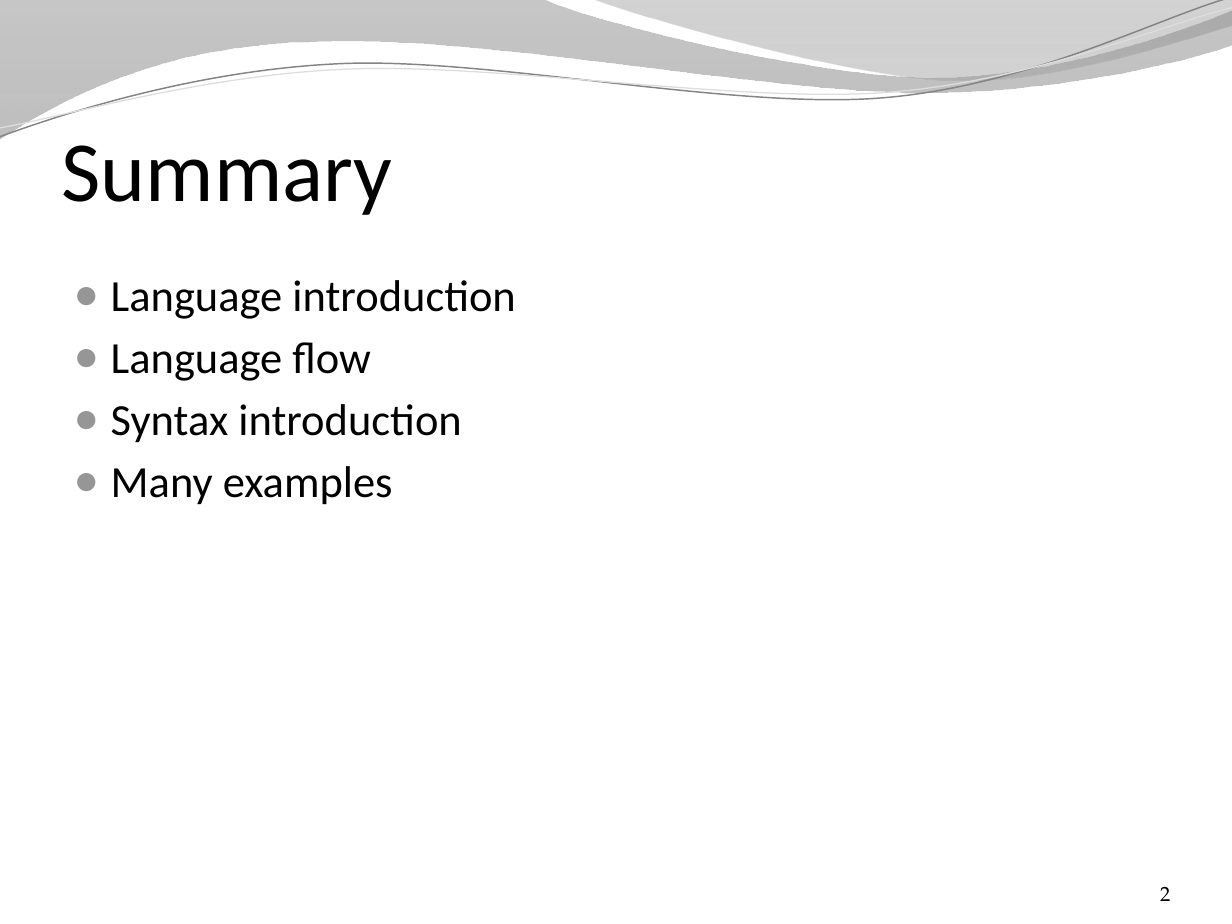
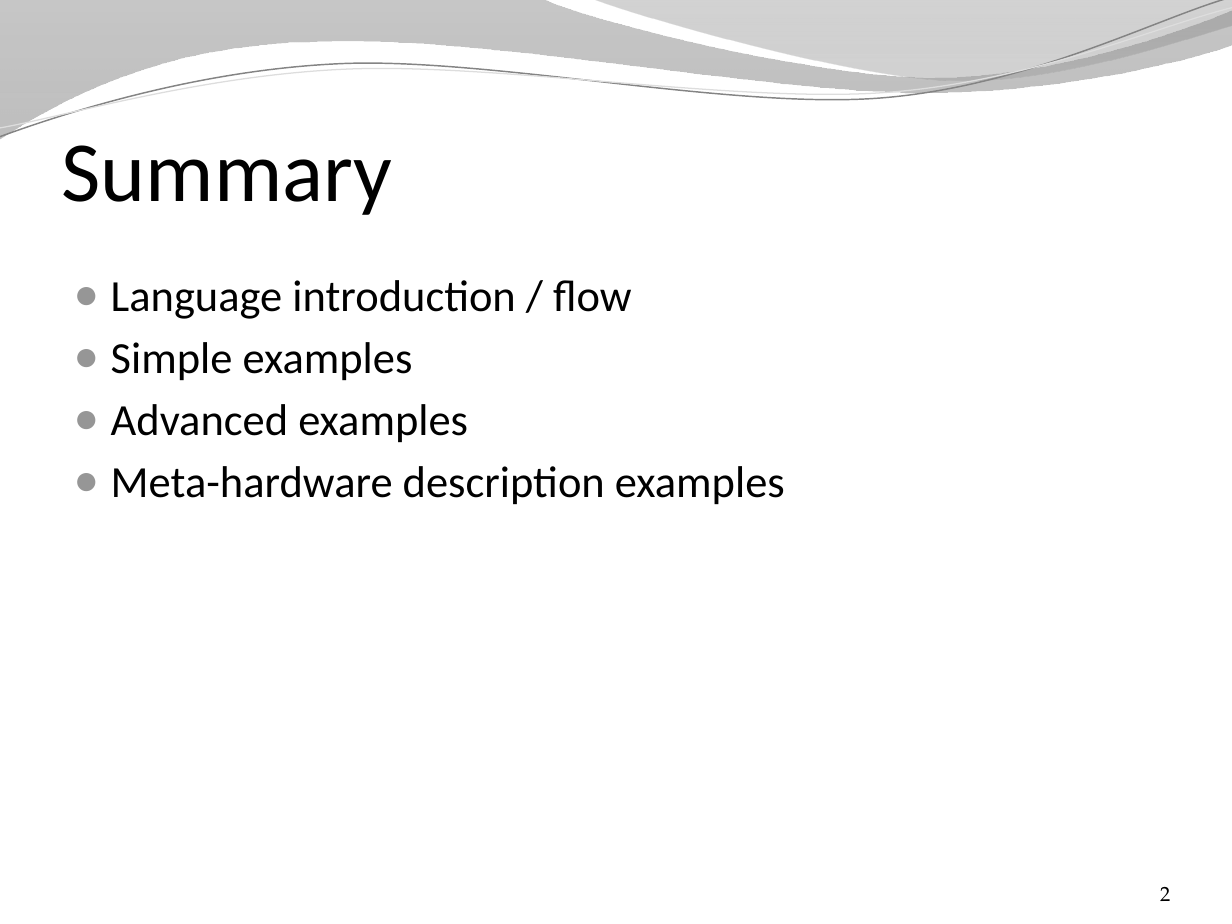
Before and after one commit to SpinalHDL/SpinalDoc, a slide deck: slide 2 of presentation/en/presentation.pptx. Drawn at 1232x924 pixels with LibreOffice and Linux fonts; fonts in the diff are those of the drawing; background and template pictures are left out. Boxes give left, top, right and bottom in pixels: in the first picture for what was removed or moved away, otherwise in the second. Text is boxed around its words. In the diff, an @@ line names an element or a change of style, - is before the commit and + after.

```diff
--- a/presentation/en/presentation.pptx
+++ b/presentation/en/presentation.pptx
@@ text at [111,280,785,505]: text changed @@
-● Language introduction
-● Language flow
-● Syntax introduction
-● Many examples
+● Language introduction / flow
+● Simple examples
+● Advanced examples
+● Meta-hardware description examples
```
Also in this commit, not shown: 3 other slides changed, 3 slides added, 2 other files.
